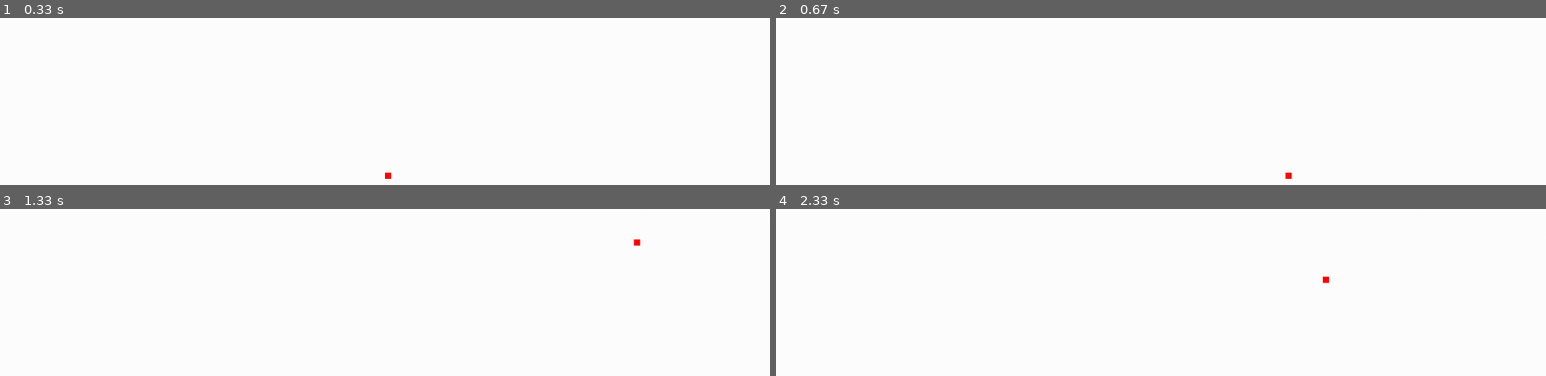
Above: before the commit, frames 1-4 (two rows, left to right).
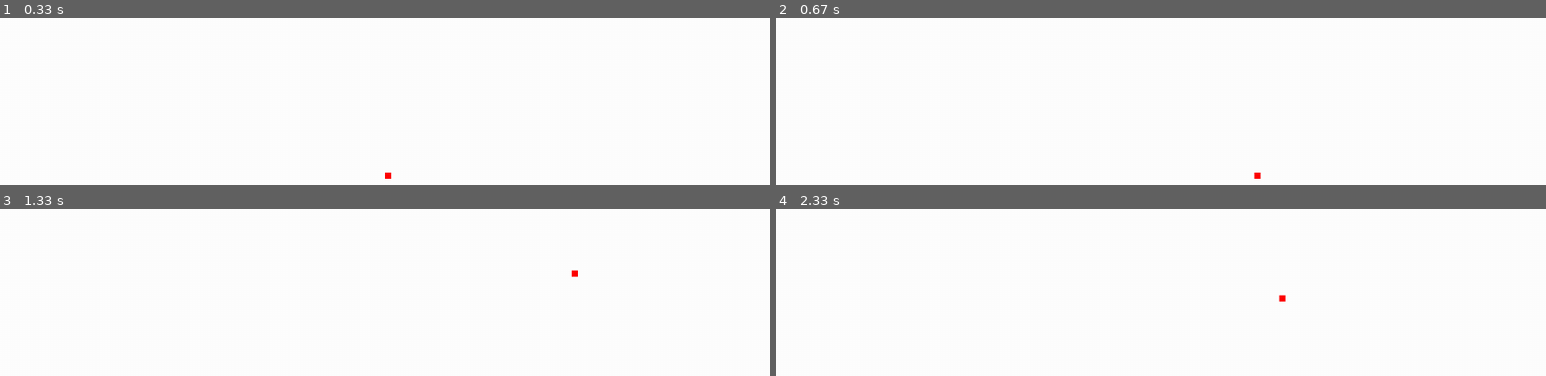
Above: after the commit, the same moments.

Repository: manan-goel-1999/PyGame1
Game: pygame game, started from 3.py
The game is run twice, just before and just after one commit, with the same random seed, the same clock (stepped at 60 frames per second) and the same inputs.
Inputs:
- Up to frame 1 (0.33 s): no input
- Up to frame 2 (0.67 s): hold Right from 0.33 s (still down)
- Up to frame 3 (1.33 s): release Right at 0.8 s; hold Up 0.83-1.13 s; hold Right from 1.17 s (still down)
- Up to frame 4 (2.33 s): release Right at 1.63 s; hold Left 1.67-2.2 s; hold Down from 2.23 s (still down)

Frame 1 is identical in both runs. In frame 2, less than 0.1% of the frame differs, in the area x 62-68%, y 92-97%; in frame 3, less than 0.1%; in frame 4, less than 0.1%, in the area x 65-72%, y 40-56%.

Commit message:
Update to 3

Diff:
--- a/3.py
+++ b/3.py
@@ -20,6 +20,8 @@
 x_coordinate_change = 0
 y_coordinate_change = 0
 
+FPS = 45
+blocksize = 10
 
 clock = pygame.time.Clock()
 #make a clock object
@@ -33,16 +35,16 @@
 
         if event.type == pygame.KEYDOWN:
             if event.key == pygame.K_LEFT:
-                x_coordinate_change = -10
+                x_coordinate_change = -blocksize
                 y_coordinate_change = 0
             if event.key == pygame.K_RIGHT:
-                x_coordinate_change = 10
+                x_coordinate_change = blocksize
                 y_coordinate_change = 0
             if event.key == pygame.K_UP:
-                y_coordinate_change = -10
+                y_coordinate_change = -blocksize
                 x_coordinate_change = 0
             if event.key == pygame.K_DOWN:
-                y_coordinate_change = 10
+                y_coordinate_change = blocksize
                 x_coordinate_change = 0
 
 
@@ -72,14 +74,14 @@
     #surface,colour,position of top left,width,height
 
 
-    gameDisplay.fill(red,rect = [x_coordinate,y_coordinate,10,10])
+    gameDisplay.fill(red,rect = [x_coordinate,y_coordinate,blocksize,blocksize])
     #faster way to make shape
 
 
     pygame.display.update()
 
 
-    clock.tick(60)
+    clock.tick(FPS)
     #specify number of frames per second
 
 
